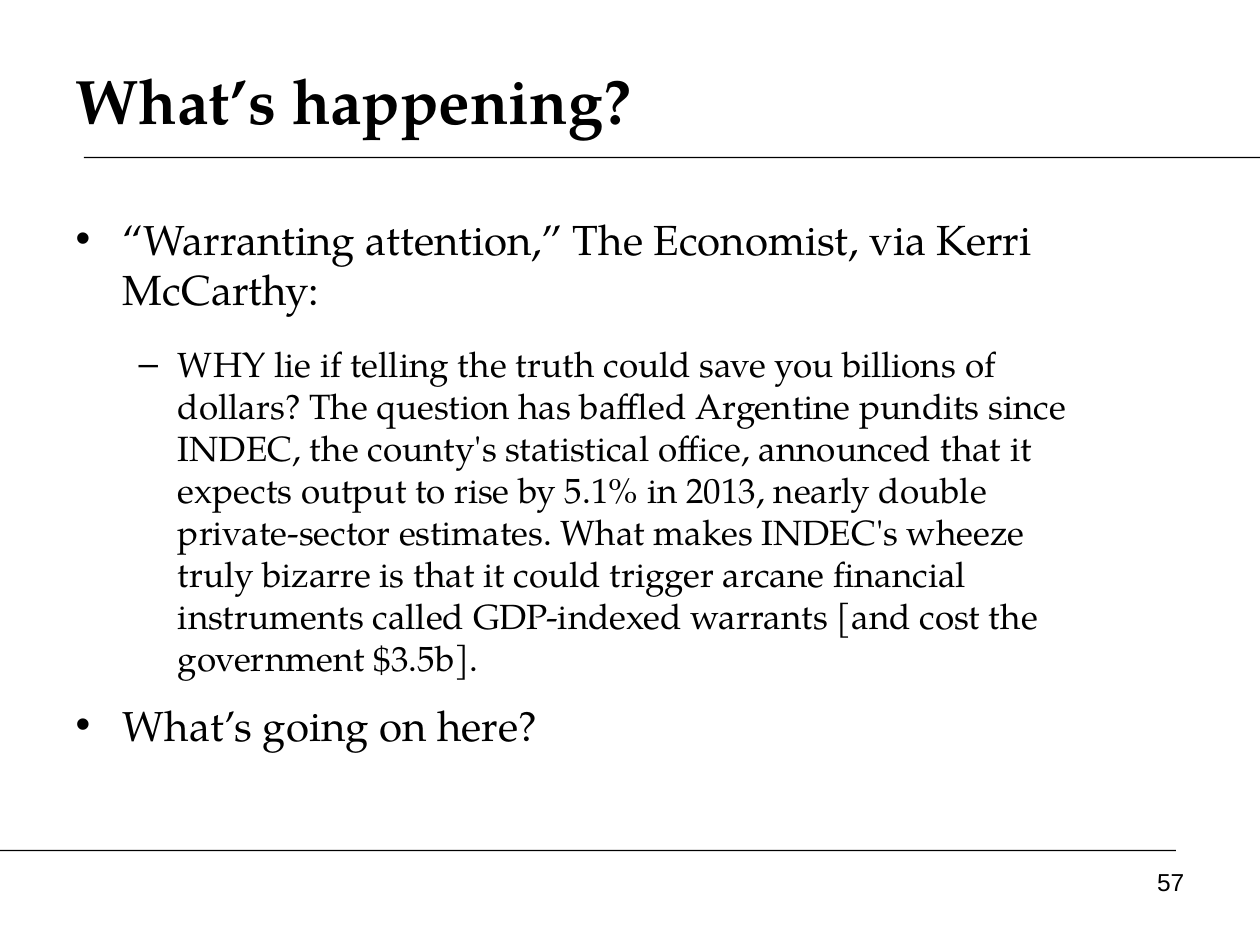
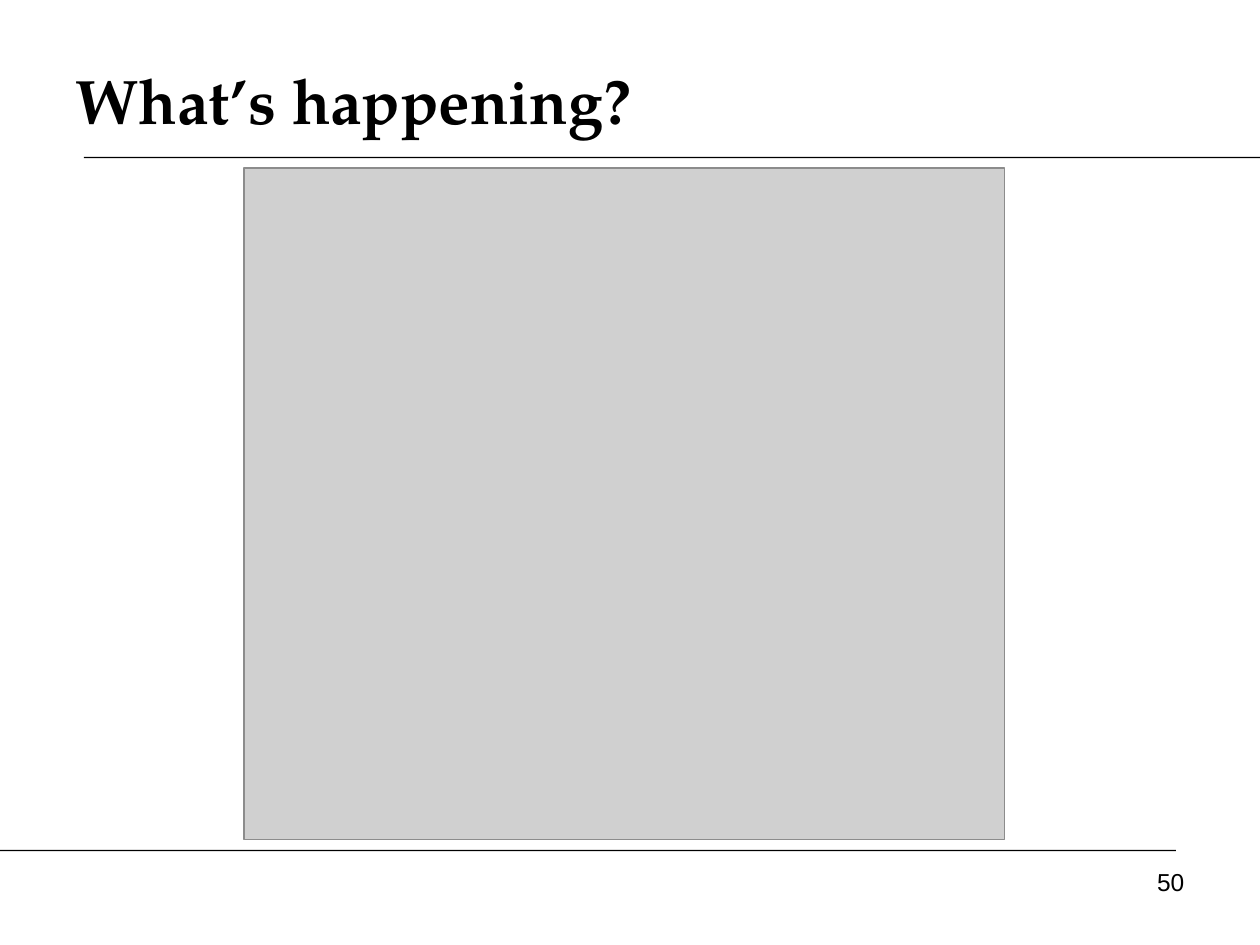
Before and after one commit to DaveBackus/Global_Economy, a slide deck: slide 50 of Slides/slides_growth1_f14.pptx (slide 57 before the commit). Drawn at 1260x945 pixels with LibreOffice and Linux fonts; fonts in the diff are those of the drawing; grey boxes stand for pictures. Boxes give left, top, right and bottom in pixels: in the first picture for what was removed or moved away, otherwise in the second. Text is boxed around its words. In the diff, an @@ line names an element or a change of style, - is before the commit and + after.

Commit message:
update slides

```diff
--- a/Slides/slides_growth1_f14.pptx
+++ b/Slides/slides_growth1_f14.pptx
@@ picture added at (x1=244, y1=168, x2=1005, y2=839) @@
@@ text removed at (x1=123, y1=224, x2=1066, y2=753) @@
-• “Warranting attention,” The Economist, via Kerri McCarthy:
-  – WHY lie if telling the truth could save you billions of dollars? The question has baffled Argentine pundits since INDEC, the county's statistical office, announced that it expects output to rise by 5.1% in 2013, nearly double private-sector estimates. What makes INDEC's wheeze truly bizarre is that it could trigger arcane financial instruments called GDP-indexed warrants [and cost the government $3.5b].
-• What’s going on here?
@@ page number at (x1=1157, y1=874, x2=1184, y2=892): text changed @@
-57
+50
```
Also in this commit, not shown: 8 other slides changed, 2 slides added, 13 slides removed, 8 other files.
